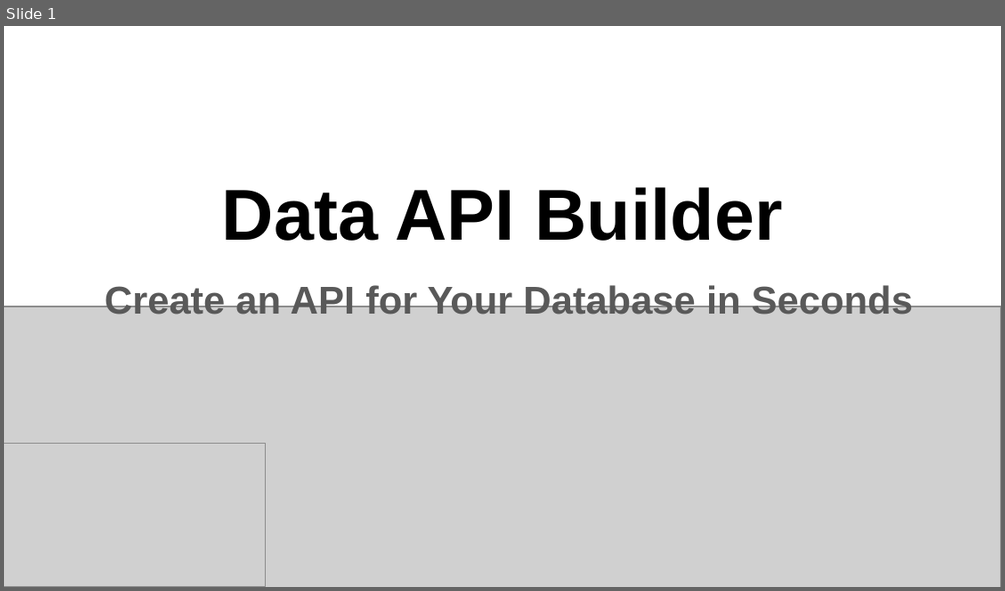
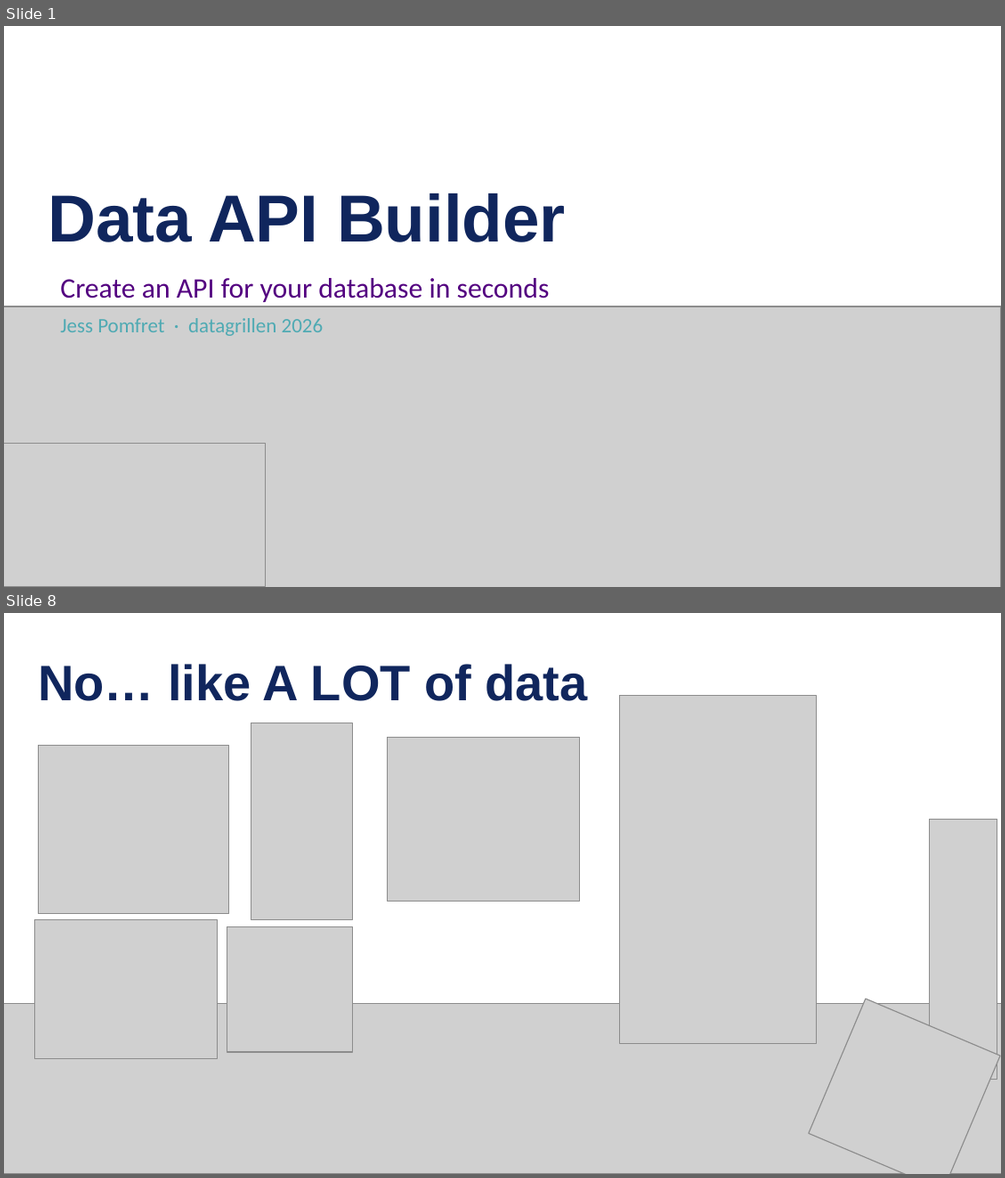
Before and after one commit to jpomfret/dab-presentation, a slide deck: Pomfret - dab - grillen.pptx. Shown one above the other, each under a label of ours: slide 1 before the commit, slides 1 and 8 after it; the slides between them are not shown. The pictures are 1005x591 and 1005x1178 pixels, drawn with LibreOffice and Linux fonts; fonts in the diff are those of the drawing; grey boxes stand for pictures. Boxes give left, top, right and bottom in pixels: in the first picture for what was removed or moved away, otherwise in the second. Text is boxed around its words. In the diff, an @@ line names an element or a change of style, - is before the commit and + after.

```diff
--- a/Pomfret - dab - grillen.pptx
+++ b/Pomfret - dab - grillen.pptx
@@ slide 8 added at box(4, 613, 1001, 1174), background #FFFFFF @@
@@ text added at box(38, 664, 588, 701), 36 pt, text #10265D, bold @@
+No… like A LOT of data
@@ picture added at box(620, 696, 817, 1044) @@
@@ picture added at box(38, 746, 228, 913) @@
@@ picture added at box(251, 722, 352, 920) @@
@@ picture added at box(388, 737, 579, 900) @@
@@ picture added at box(929, 819, 997, 1078) @@
@@ picture added at box(35, 920, 218, 1059) @@
@@ picture added at box(227, 927, 353, 1053) @@
@@ picture added at box(4, 1004, 1001, 1174) @@
@@ picture added at box(809, 999, 1001, 1174) @@
@@ slide 1 changed as well @@
@@ title "Data API Builder" at box(48, 193, 566, 242): size 52 to 48 pt, text colour #000000 to #10265D; alignment centre to left @@
@@ subtitle at box(60, 278, 550, 336): text changed; size 28 to 20.4 pt; font Arial to Calibri; text colour #595959 to #530080; bold off @@
-Create an API for Your Database in Seconds
+Create an API for your database in seconds
+Jess Pomfret · datagrillen 2026
```
Also in this commit, not shown: 49 other slides added, 10 slides removed, 13 other files.
